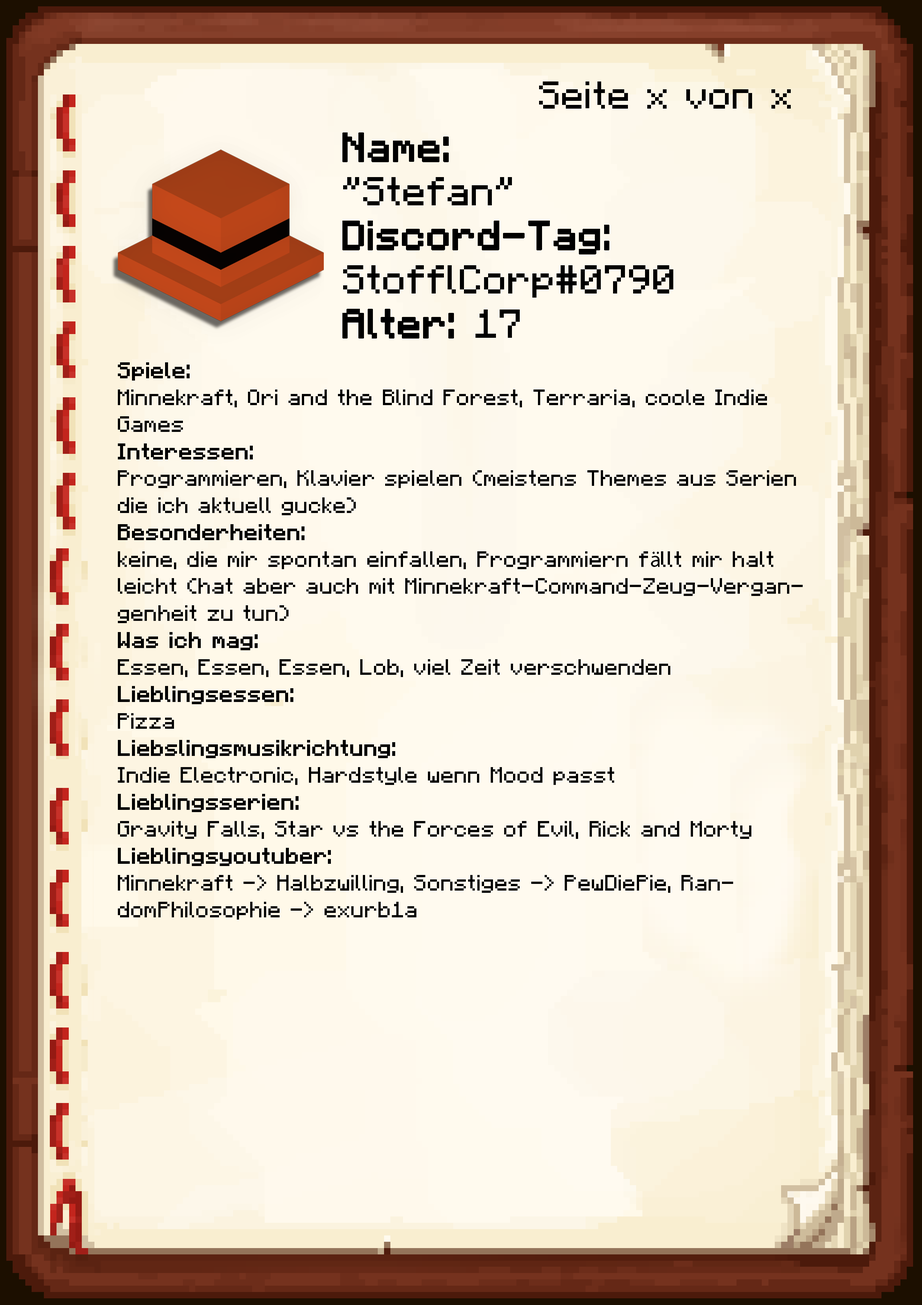
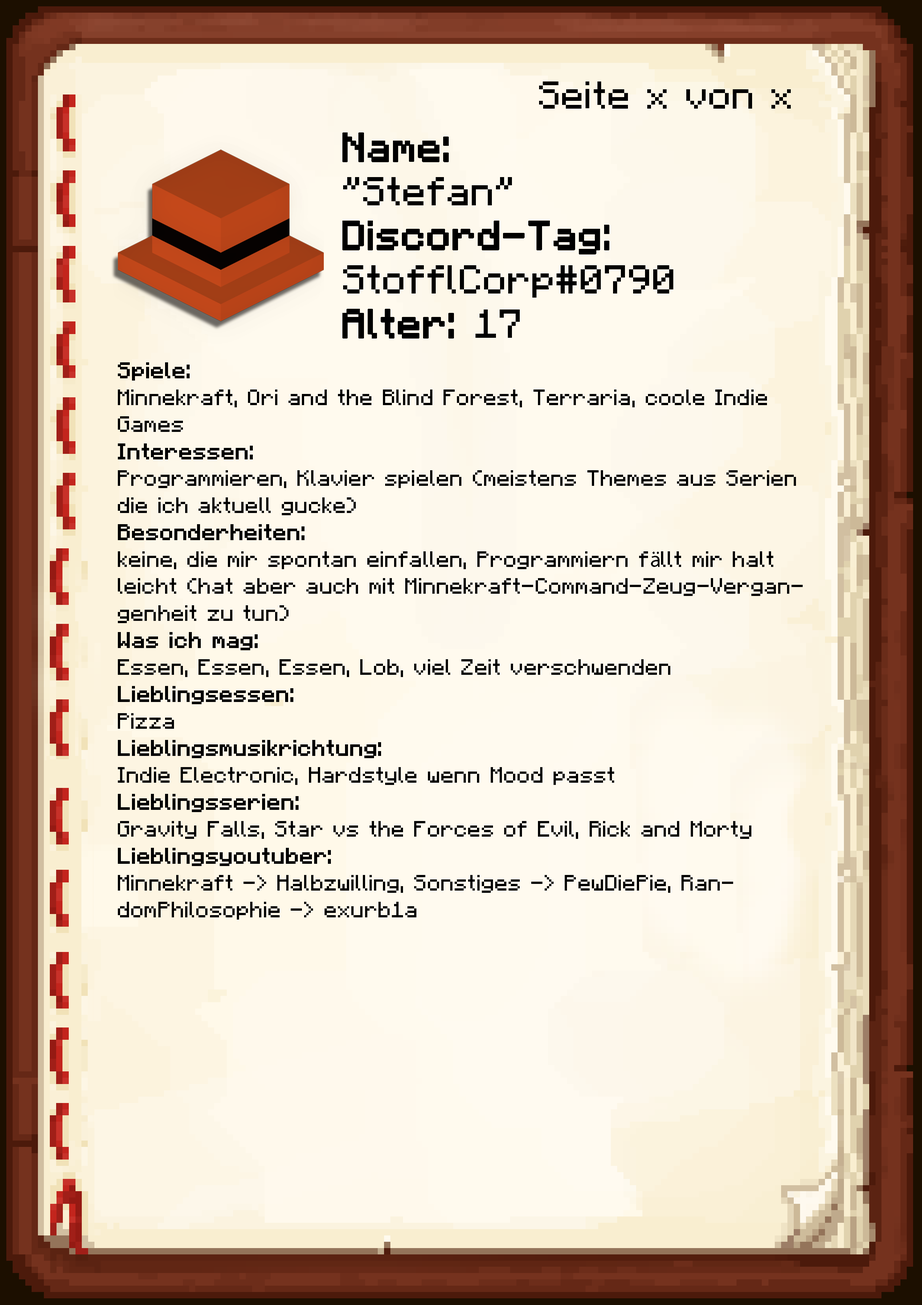
Two versions of the same layered image (922x1305). Layer-by-layer changes:
painted on "Unten" over (165, 739, 396, 758)
